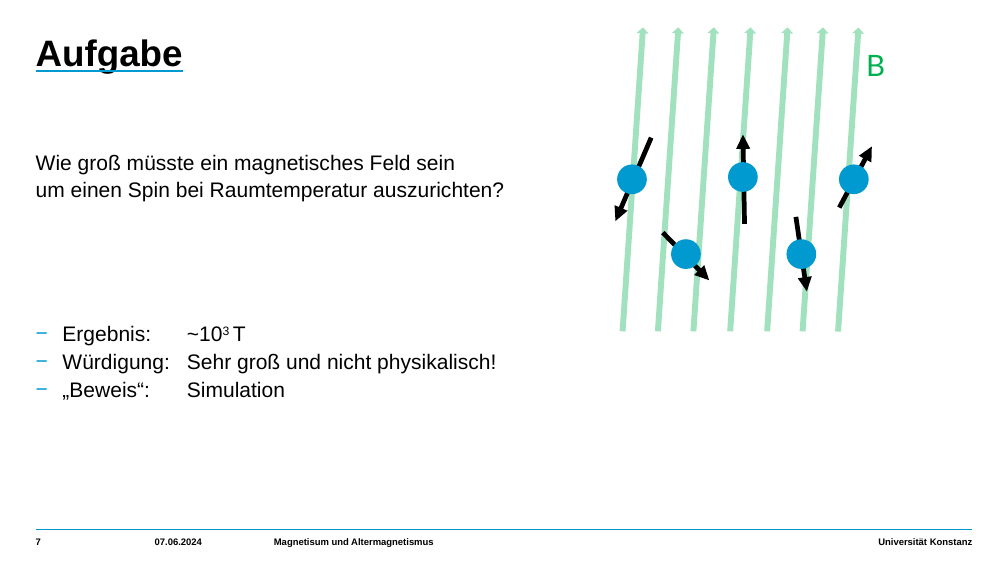
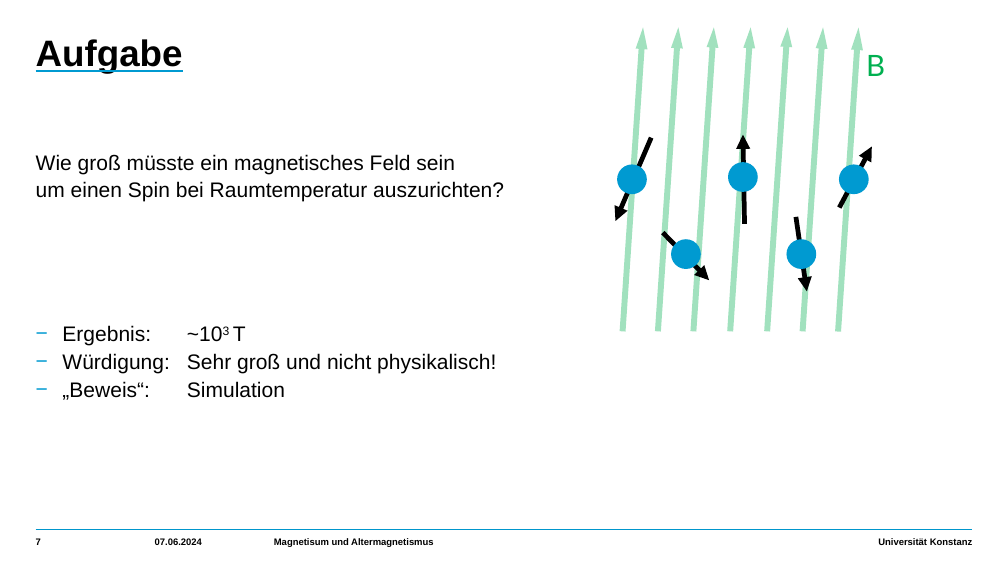
Before and after one commit to HolykingJulex/EstimateSeminar, a slide deck: slide 7 of Vortrag.pptx. Drawn at 1008x567 pixels with LibreOffice and Linux fonts; fonts in the diff are those of the drawing. Boxes give left, top, right and bottom in pixels: in the first picture for what was removed or moved away, otherwise in the second. Text is boxed around its words. In the diff, an @@ line names an element or a change of style, - is before the commit and + after.

```diff
--- a/Vortrag.pptx
+++ b/Vortrag.pptx
@@ proportions changed in 7 elements at (617,27,650,332), (724,27,757,332), (687,27,720,332), (652,27,684,332), (761,27,794,332), (797,27,830,332), (832,28,865,332) @@
```
Also in this commit, not shown: 11 other slides changed, 1 slide added.
